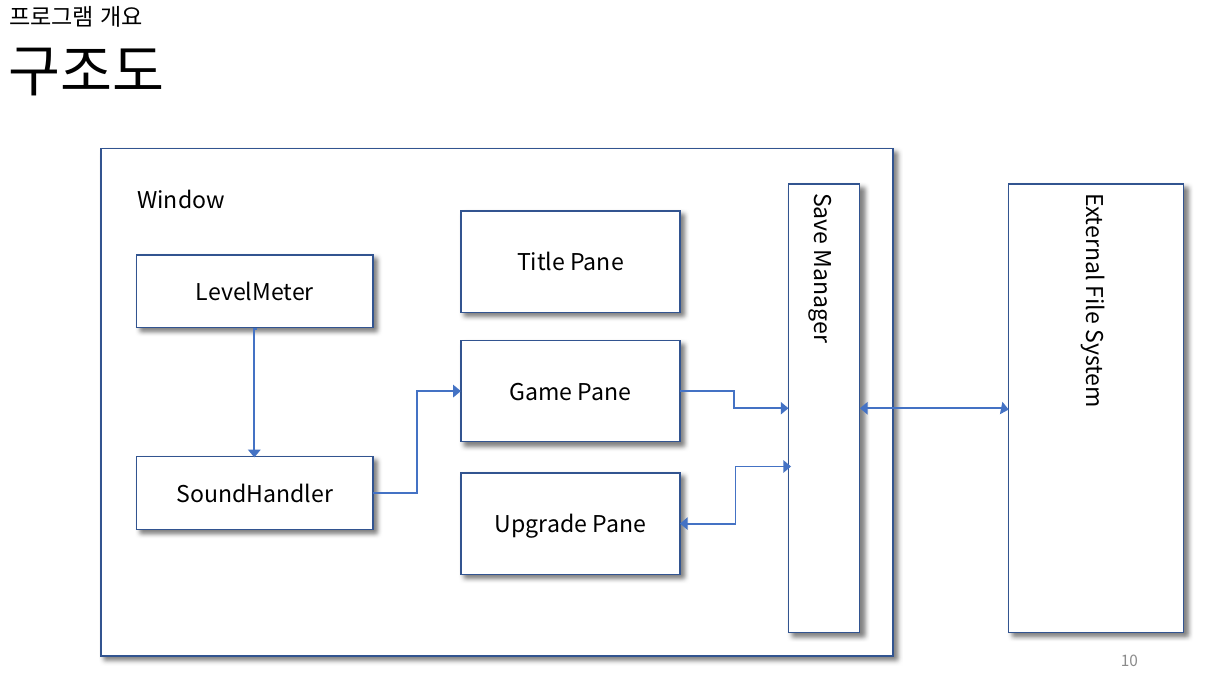
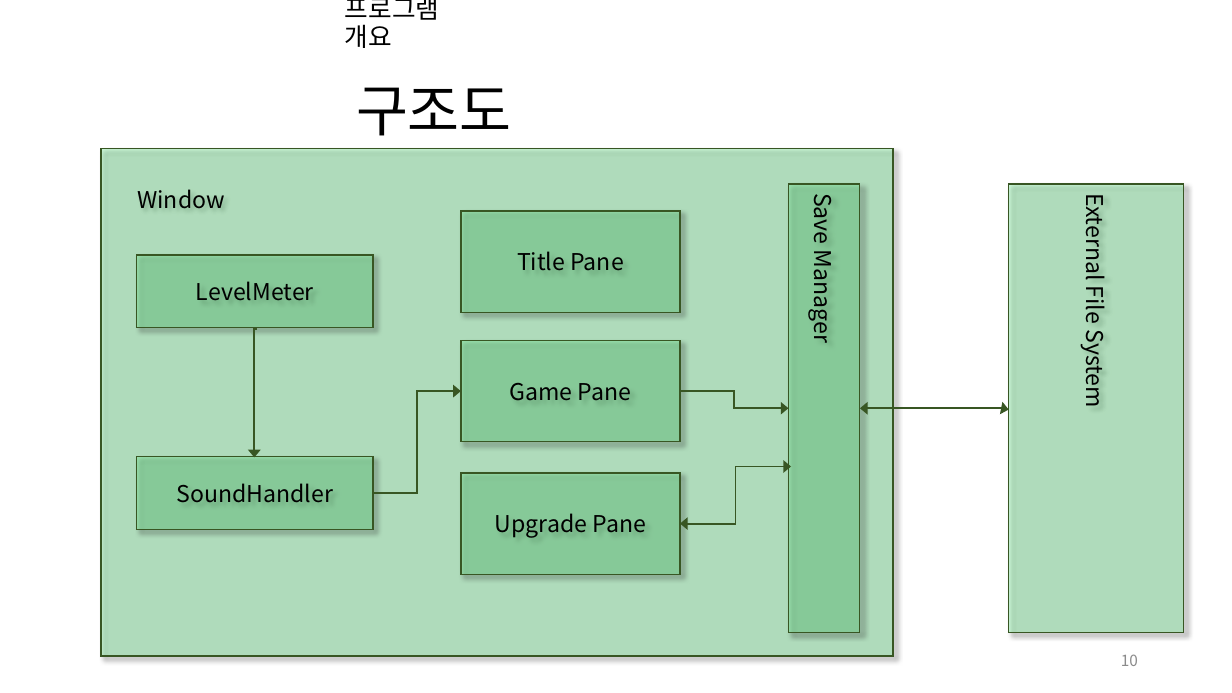
Before and after one commit to pknu-wap/Dogs-SONAR, a slide deck: slide 10 of others/presentation.pptx. Drawn at 1232x693 pixels with LibreOffice and Linux fonts; fonts in the diff are those of the drawing; background and template pictures are left out. Boxes give left, top, right and bottom in pixels: in the first picture for what was removed or moved away, otherwise in the second. Text is boxed around its words. In the diff, an @@ line names an element or a change of style, - is before the commit and + after.

```diff
--- a/others/presentation.pptx
+++ b/others/presentation.pptx
@@ rectangle added at bbox=[0, 0, 335, 693], fill #FFFFFF @@
@@ title "프로그램 개요": place and size @@
-title "프로그램 개요" at bbox=[9, 6, 144, 27]
+title "프로그램 개요" at bbox=[345, 0, 440, 48]
@@ title "프로그램 개요" at bbox=[345, 0, 440, 48]: size 18 to 20 pt @@
@@ text "구조도": place and size @@
-text "구조도" at bbox=[9, 47, 165, 96]
+text "구조도" at bbox=[356, 87, 512, 136]
@@ elbow arrow (256, 328) - (254, 457): stroke #4472C4 1.5 pt to #385723 1.5 pt @@
@@ elbow arrow (373, 494) - (461, 391): stroke #4472C4 1.5 pt to #385723 1.5 pt @@
@@ elbow arrow (680, 391) - (788, 409): stroke #4472C4 1.5 pt to #385723 1.5 pt @@
@@ elbow double arrow (860, 409) - (1009, 409): stroke #4472C4 1.5 pt to #385723 1.5 pt @@
@@ fill #FFFFFF to #73ED93 at 36% opacity; outline #325491 1 pt to #385723 1 pt in 8 elements at bbox=[101, 149, 893, 656], bbox=[137, 255, 373, 328], bbox=[461, 211, 680, 312], bbox=[788, 184, 860, 632], bbox=[1009, 184, 1184, 632], bbox=[137, 457, 373, 530], bbox=[461, 341, 680, 443], bbox=[461, 473, 680, 575] @@
@@ elbow double arrow (680, 524) - (791, 467): stroke #4472C4 1.5 pt to #385723 1.5 pt @@
```
Also in this commit, not shown: 15 other slides changed, 1 other file.
